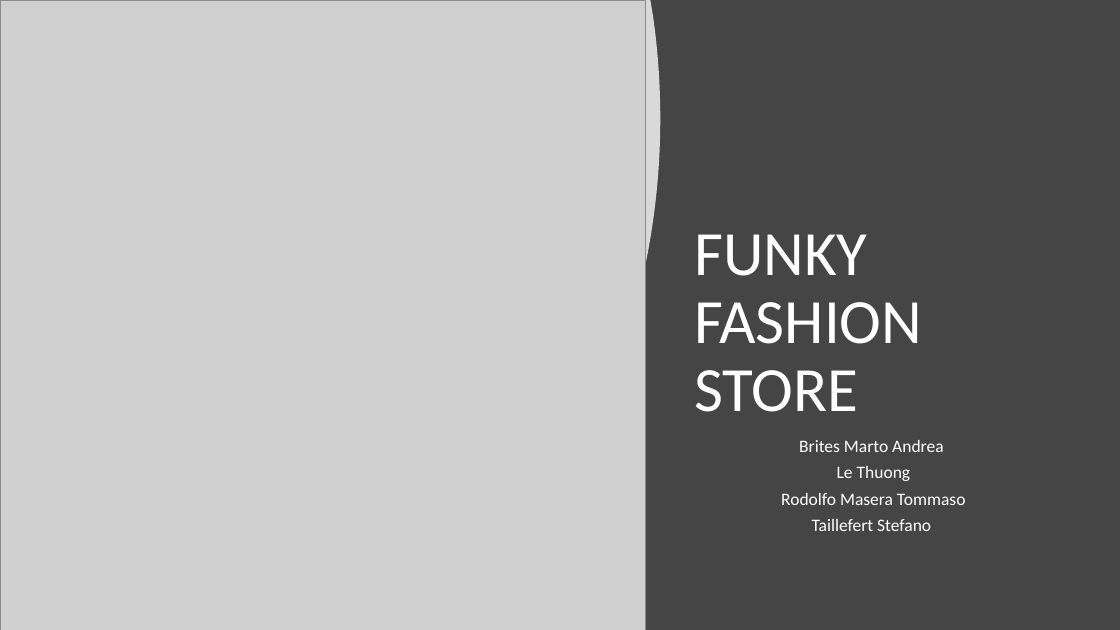
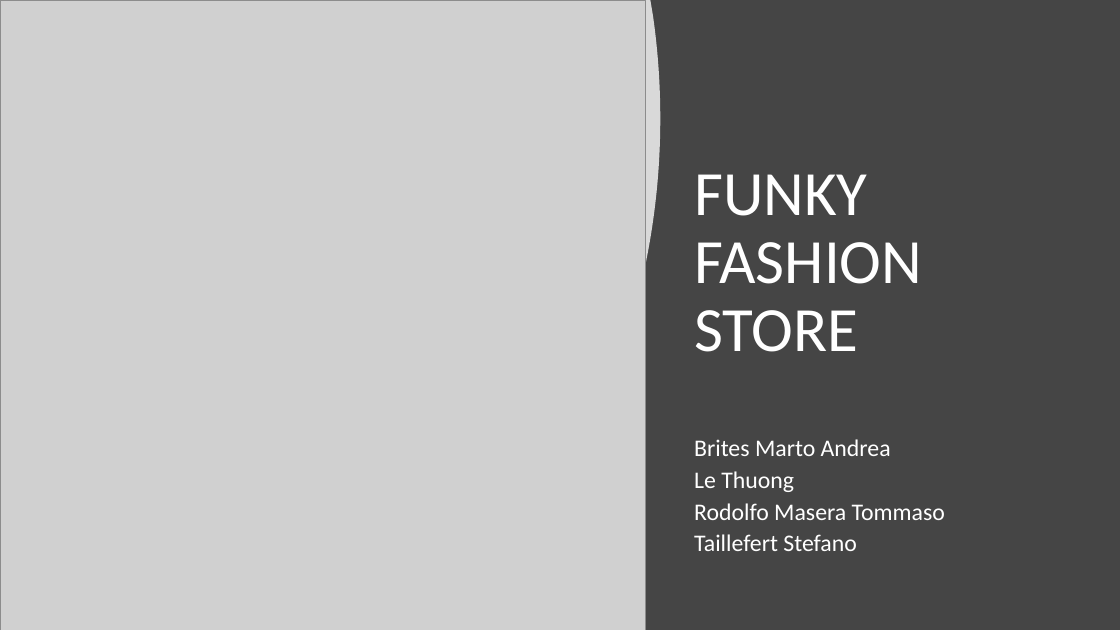
Before and after one commit to Steeven9/toc-satsolver, a slide deck: slide 1 of docs/Presentation/TOC-Presentation.pptx. Drawn at 1120x630 pixels with LibreOffice and Linux fonts; fonts in the diff are those of the drawing; grey boxes stand for pictures. Boxes give left, top, right and bottom in pixels: in the first picture for what was removed or moved away, otherwise in the second. Text is boxed around its words. In the diff, an @@ line names an element or a change of style, - is before the commit and + after.

```diff
--- a/docs/Presentation/TOC-Presentation.pptx
+++ b/docs/Presentation/TOC-Presentation.pptx
@@ title "FUNKY FASHION STORE": place and size @@
-title "FUNKY FASHION STORE" at [694,234,922,412]
+title "FUNKY FASHION STORE" at [694,174,922,352]
@@ subtitle "Brites Marto Andrea" at [694,439,945,551]: size 15 to 20.4 pt; alignment centre to left @@
```
Also in this commit, not shown: 9 other slides changed, 1 slide added, 1 slide removed, 3 other files.
